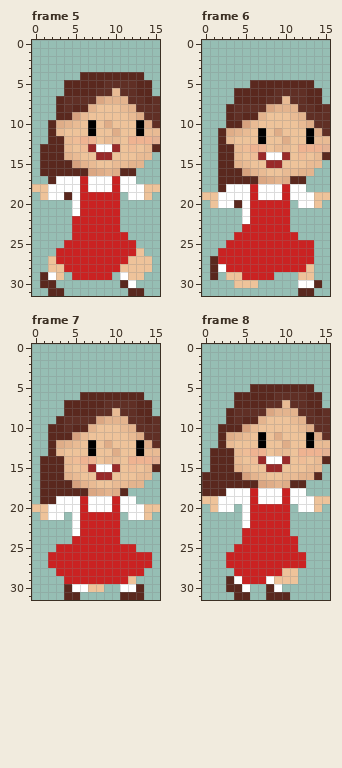
Edited in one commit: animated GIF sprite (preview/narizinho-run-preview.gif). This is how it looked before the edit.
The file is 160x320 pixels, drawn in blocks of 10x10; one block is one cell here. Colours within 5 levels of each other are drawn and written as one. Shown: frame 5, frame 6, frame 7, frame 8. The commit also changed other frames, which this record leaves out.
New version:
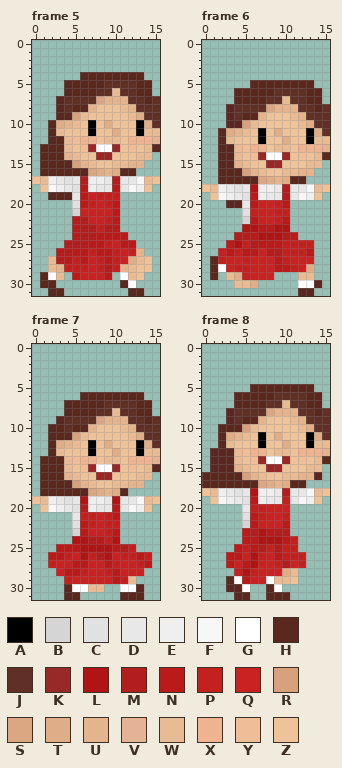
Palette (. is transparent): A #000000  B #d5d5d5  C #e1e1e1  D #e8e8e8  E #efefef  F #f7f7f7  G #ffffff  H #5a281e  J #602f25  K #992929  L #b11414  M #b21d1d  N #bb1a1a  P #c32020  Q #ca2222  R #d7a17e  S #dba783  T #dfad88  U #e4b48e  V #e4b294  W #e9bb94  X #efb391  Y #efbd97  Z #eec39a
Change:
Frame 5:
y 17: x 0..15 ..HGGGQGGGQGG... -> ZWEDCDMEEDMDDFWZ
y 18: x 0 Z -> .; x 2..13 GGGGQGGGQGGG -> FEDCNEDDNDFE; x 15 Z -> .
y 19: x 1..3 ZGG -> .HH; x 5..6 GQ -> DN; x 8..10 QQQ -> PPP; x 12..14 GGZ -> ...
y 20: x 5..7 GQQ -> CNP; x 9..10 QQ -> PN
y 21: x 5 G -> B; x 10 Q -> N
y 22: x 5..6 QQ -> MM; x 9..10 QQ -> PM
y 23: x 5..10 QQQQQQ -> MMMPMM
y 24: x 5..11 QQQQQQQ -> MMMNNNN
y 25: x 4..9 QQQQQQ -> MMMNNP; x 11..12 QQ -> NN
y 26: x 3..10 QQQQQQQQ -> MMNNPNNP; x 12..13 QZ -> PU
y 27: x 2..6 ZQQQQ -> WMNPN; x 8..10 QQQ -> PNP; x 12..13 ZZ -> TW
y 28: x 2..6 ZZQQQ -> WUPPP; x 8..12 QQQZZ -> PMPUW
y 29: x 3 Z -> W; x 5 Q -> N; x 9 Q -> N; x 12 Z -> W
Frame 6:
y 18: x 0..15 ..HGGGQGGGQGG... -> ZWEDCDLEEDMDDFWZ
y 19: x 0 Z -> .; x 2..13 GGGGQGGGQGGG -> FEDCNEDDMDFE; x 15 Z -> .
y 20: x 1..3 ZGG -> ..H; x 5..6 GQ -> DN; x 9..10 QQ -> PN; x 12..14 GGZ -> ...
y 21: x 5..6 GQ -> CP; x 9..10 QQ -> PP
y 22: x 5..6 GQ -> BN; x 9..10 QQ -> PN
y 23: x 5..10 QQQQQQ -> LLNNLL
y 24: x 4..11 QQQQQQQQ -> MMNLLLMN
y 25: x 3..13 QQQQQQQQQQQ -> NLPMNNNPPPP
y 26: x 2..6 QQQQQ -> PNPNN; x 8..13 QQQQQQ -> NMPPPN
y 27: x 2 Q -> P; x 5 Q -> P; x 9..10 QQ -> NP
y 28: x 4..5 QQ -> PP; x 9..11 QQQ -> NNP; x 13 Z -> T
y 29: x 3..5 ZZQ -> WTP; x 12..13 ZZ -> WW
y 30: x 4..6 ZZZ -> WWT
Frame 7:
y 19: x 0..15 .HHGGGQGGGQGG... -> ZWEDCDLEEDLDDFWZ
y 20: x 0 Z -> .; x 2..13 GGGGQGGGQGGG -> FEDCMEDDNDFE; x 15 Z -> .
y 21: x 1..3 ZGG -> ...; x 5..7 GQQ -> DPP; x 9..10 QQ -> PN; x 12..14 GGZ -> ...
y 22: x 5..7 GQQ -> CNP; x 9..10 QQ -> PP
y 23: x 5..6 GQ -> BN; x 9..10 QQ -> PN
y 24: x 5..10 QQQQQQ -> LLMNPL
y 25: x 3..12 QQQQQQQQQQ -> NNNLLLLNMP
y 26: x 2..4 QQQ -> NNP; x 6..9 QQQQ -> LPML; x 11..14 QQQQ -> PPNP
y 27: x 2 Q -> P; x 5..6 QQ -> NN; x 9..10 QQ -> NP; x 13..14 QQ -> PN
y 28: x 4..6 QQQ -> NNP; x 9..10 QQ -> PN
y 29: x 4 Q -> P; x 10..12 QQZ -> NPW
y 30: x 7..8 ZZ -> WW
Frame 8:
y 18: x 0..15 HHHGGGQGGGQGG... -> ZWEDCDLEEDMDDFWZ
y 19: x 0 Z -> .; x 2..13 GGGGQGGGQGGG -> FEDCNEDDPDFE; x 15 Z -> .
y 20: x 1..3 ZGG -> ...; x 5..7 GQQ -> DPP; x 12..14 GGZ -> ...
y 21: x 5..7 GQQ -> CNP; x 10 Q -> P
y 22: x 5..6 GQ -> BN; x 10 Q -> N
y 23: x 5..10 QQQQQQ -> NMLNMM
y 24: x 5..11 QQQQQQQ -> NNLLLNP
y 25: x 4..11 QQQQQQQQ -> NPNMPMPP
y 26: x 3..4 QQ -> NN; x 6..7 QQ -> LP; x 9..12 QQQQ -> NPPP
y 27: x 3 Q -> N; x 5..6 QQ -> NL; x 9..10 QQ -> PM; x 12 Q -> P
y 28: x 4..6 QQQ -> PLP; x 10..11 ZZ -> TW
y 29: x 5 Q -> N; x 9..10 ZZ -> WW
Where, in picture pixels (left, top, right, bottom), the same in both pictures:
changed: (32, 176, 160, 280)
changed: (202, 184, 330, 288)
changed: (32, 496, 160, 592)
changed: (202, 488, 330, 584)
